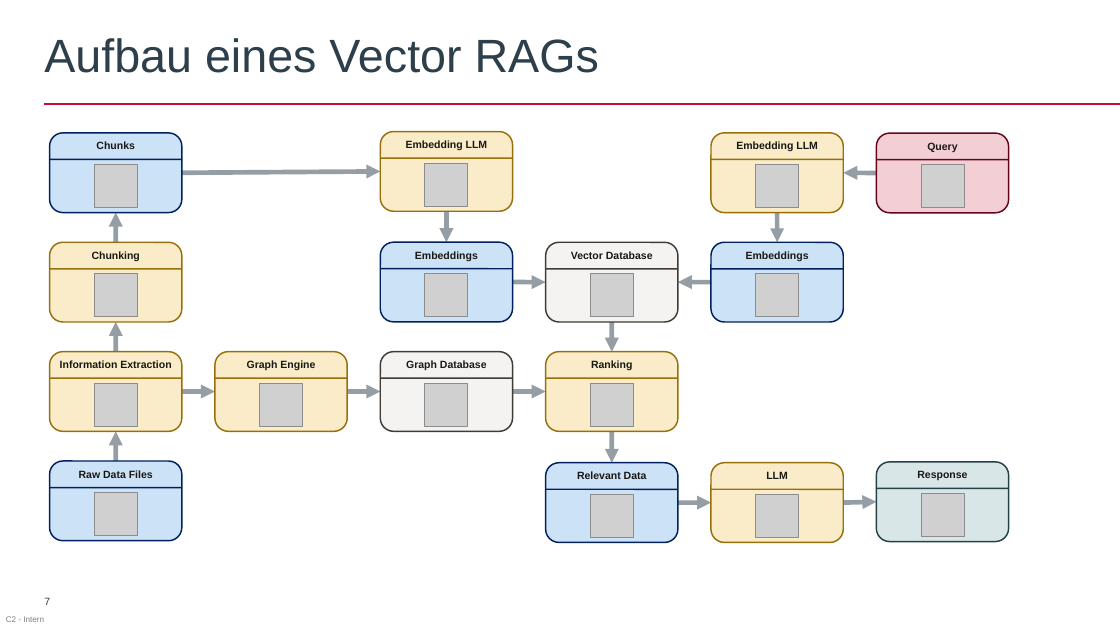
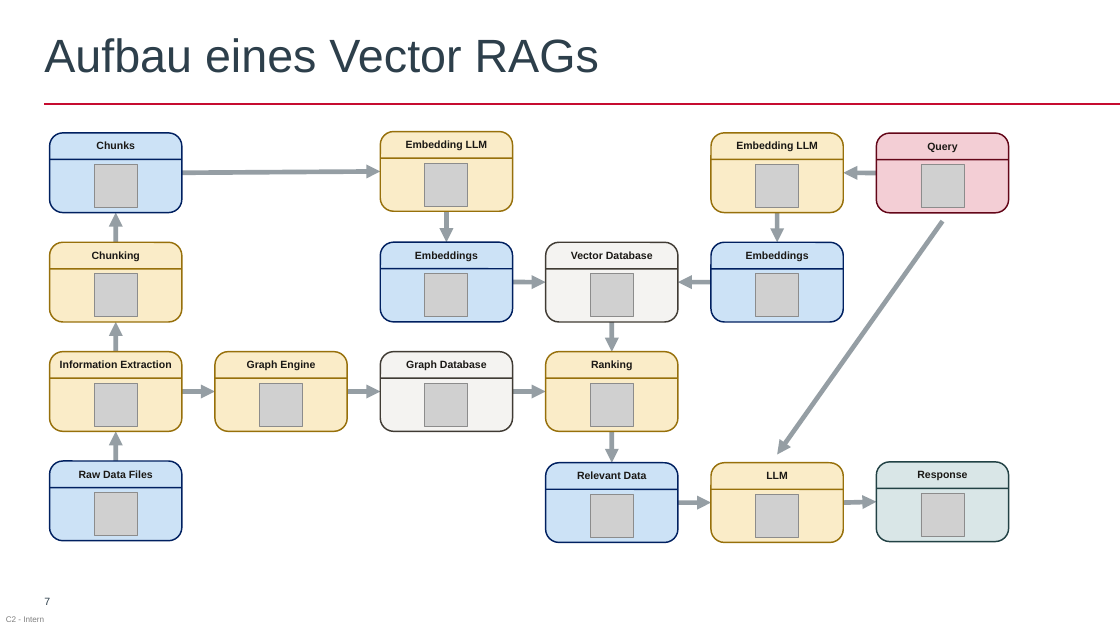
Before and after one commit to AkrosAG/RAG-Workshop, a slide deck: slide 7 of RAG_Workshop.pptx. Drawn at 1120x630 pixels with LibreOffice and Linux fonts; fonts in the diff are those of the drawing; grey boxes stand for pictures; background and template pictures are left out. Boxes give left, top, right and bottom in pixels: in the first picture for what was removed or moved away, otherwise in the second. Text is boxed around its words. In the diff, an @@ line names an element or a change of style, - is before the commit and + after.

```diff
--- a/RAG_Workshop.pptx
+++ b/RAG_Workshop.pptx
@@ arrow added from (943, 221) to (777, 455), #2D3F4B 4 pt @@
```
Also in this commit, not shown: 1 other file.
